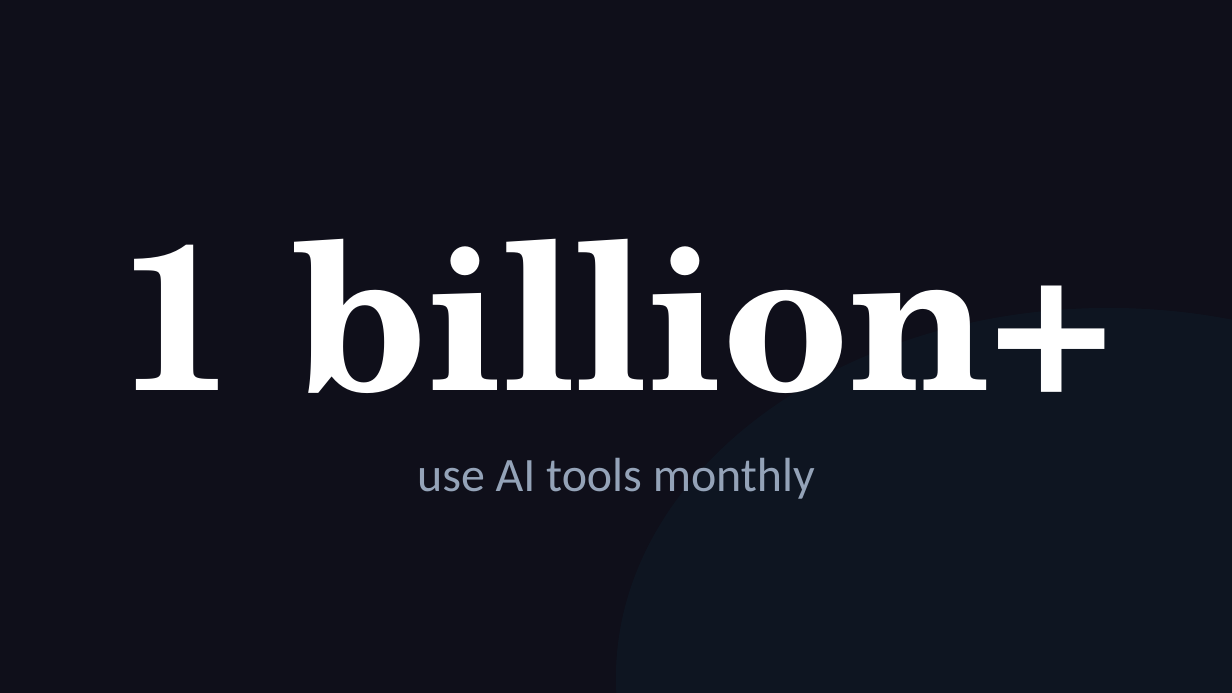
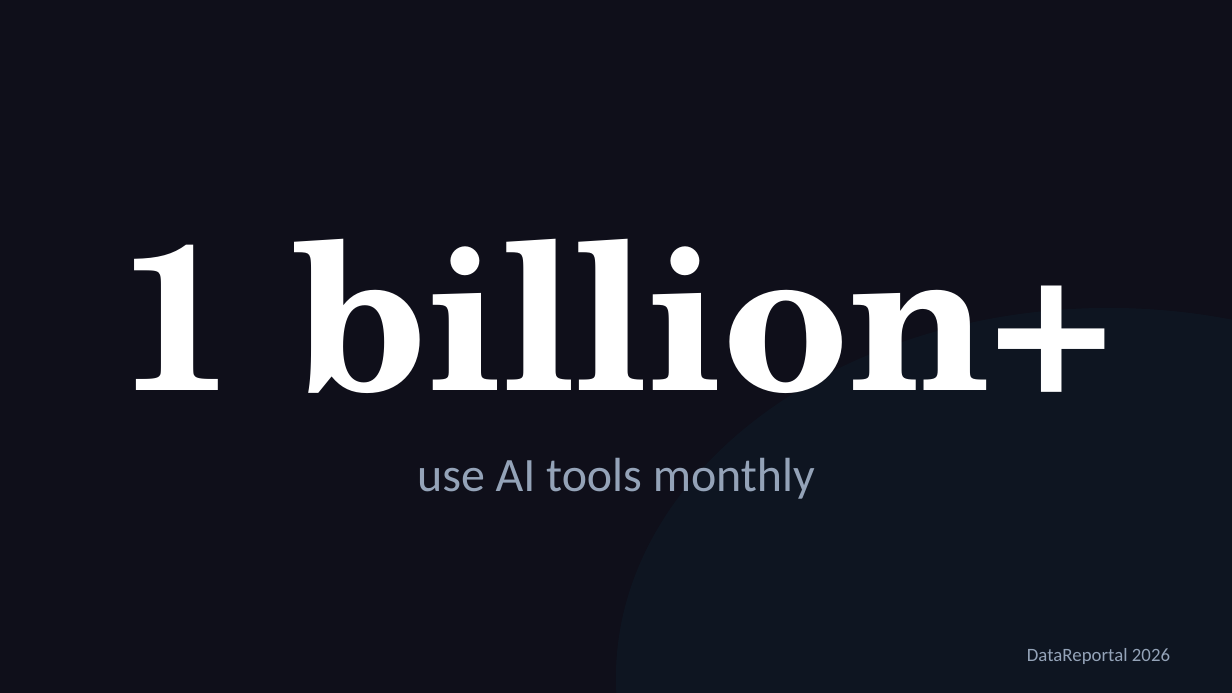
Before and after one commit to michaelengland/ai-best-practices, a slide deck: slide 6 of Getting-Agents-to-Give-Up-Their-Secrets.pptx. Drawn at 1232x693 pixels with LibreOffice and Linux fonts; fonts in the diff are those of the drawing. Boxes give left, top, right and bottom in pixels: in the first picture for what was removed or moved away, otherwise in the second. Text is boxed around its words. In the diff, an @@ line names an element or a change of style, - is before the commit and + after.

```diff
--- a/Getting-Agents-to-Give-Up-Their-Secrets.pptx
+++ b/Getting-Agents-to-Give-Up-Their-Secrets.pptx
@@ text added at <box>1027,648,1170,664</box>, 11 pt, text #94A3B8 @@
+DataReportal 2026
```
Also in this commit, not shown: 6 other slides changed, 3 slides removed, 1 other file.
